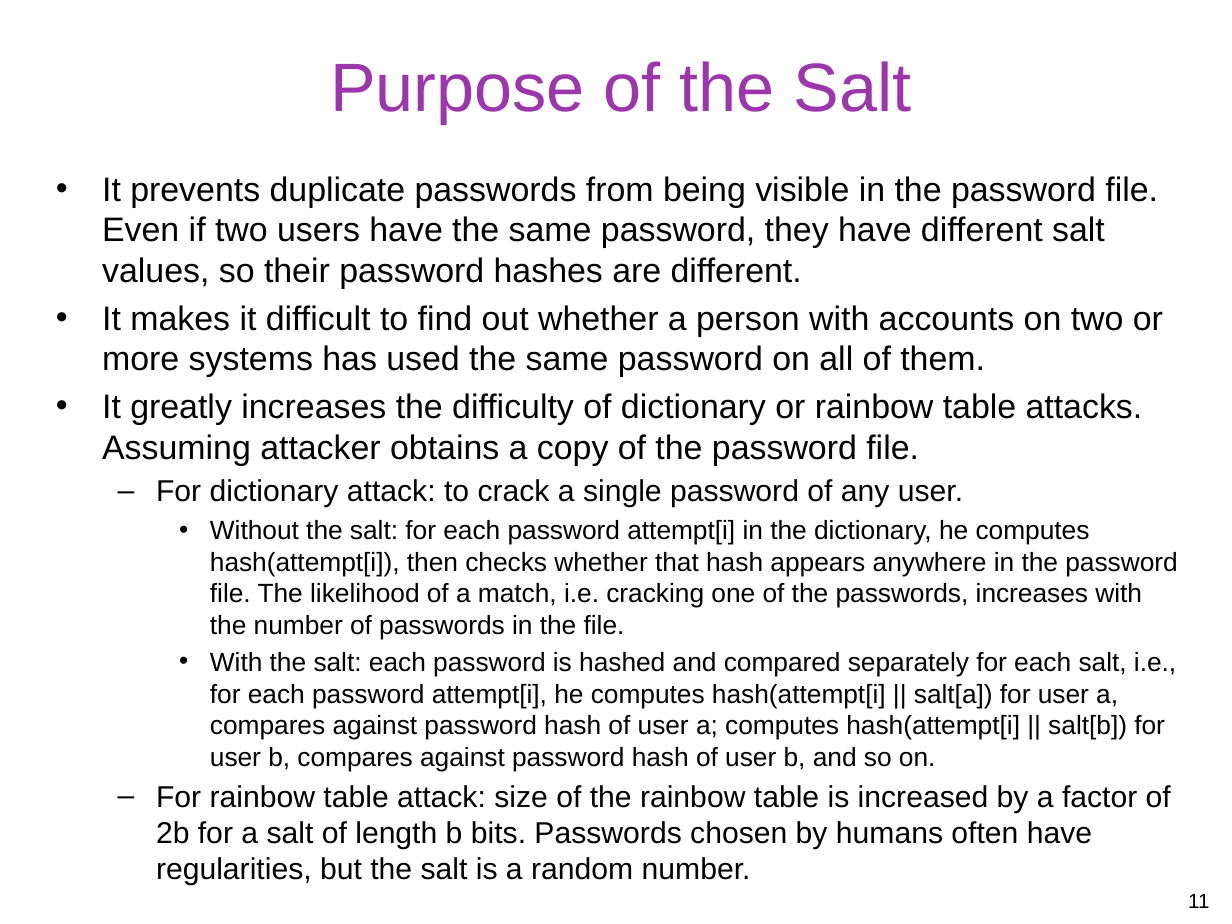
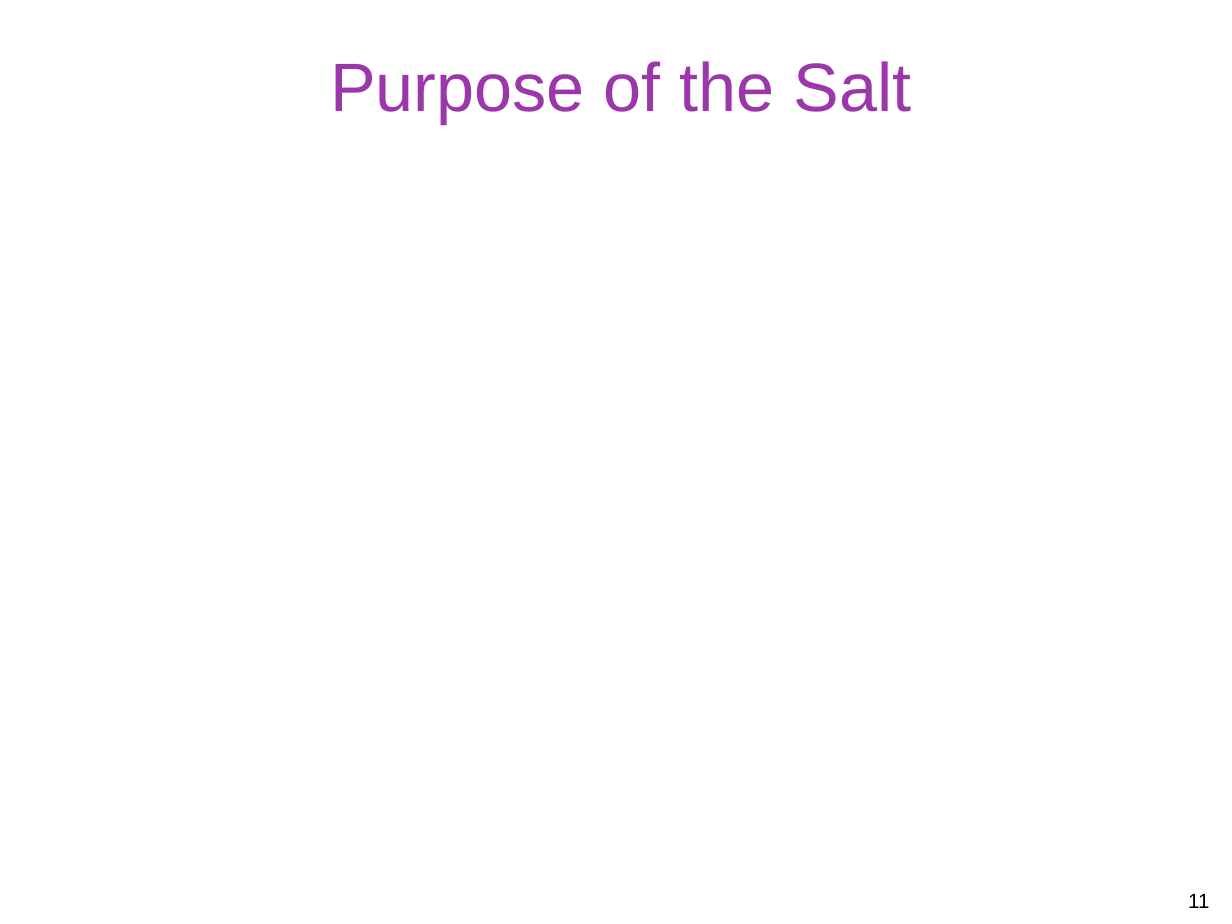
Before and after one commit to gulaoshi/gu.github.io, a slide deck: slide 11 of InfoSec/PPTs/L3-CH03-User Authentication.pptx. Drawn at 1232x924 pixels with LibreOffice and Linux fonts; fonts in the diff are those of the drawing; grey boxes stand for pictures. Boxes give left, top, right and bottom in pixels: in the first picture for what was removed or moved away, otherwise in the second. Text is boxed around its words. In the diff, an @@ line names an element or a change of style, - is before the commit and + after.

```diff
--- a/InfoSec/PPTs/L3-CH03-User Authentication.pptx
+++ b/InfoSec/PPTs/L3-CH03-User Authentication.pptx
@@ text removed at (x1=102, y1=176, x2=1177, y2=886) @@
-• It prevents duplicate passwords from being visible in the password file. Even if two users have the same password, they have different salt values, so their password hashes are different.
-• It makes it difficult to find out whether a person with accounts on two or more systems has used the same password on all of them.
-• It greatly increases the difficulty of dictionary or rainbow table attacks. Assuming attacker obtains a copy of the password file.
-  – For dictionary attack: to crack a single password of any user.
-    • Without the salt: for each password attempt[i] in the dictionary, he computes hash(attempt[i]), then checks whether that hash appears anywhere in the password file. The likelihood of a match, i.e. cracking one of the passwords, increases with the number of passwords in the file.
-    • With the salt: each password is hashed and compared separately for each salt, i.e., for each password attempt[i], he computes hash(attempt[i] || salt[a]) for user a, compares against password hash of user a; computes hash(attempt[i] || salt[b]) for user b, compares against password hash of user b, and so on.
-  – For rainbow table attack: size of the rainbow table is increased by a factor of 2b for a salt of length b bits. Passwords chosen by humans often have regularities, but the salt is a random number.
```
Also in this commit, not shown: 9 other slides changed, 1 slide removed, 2 other files.
